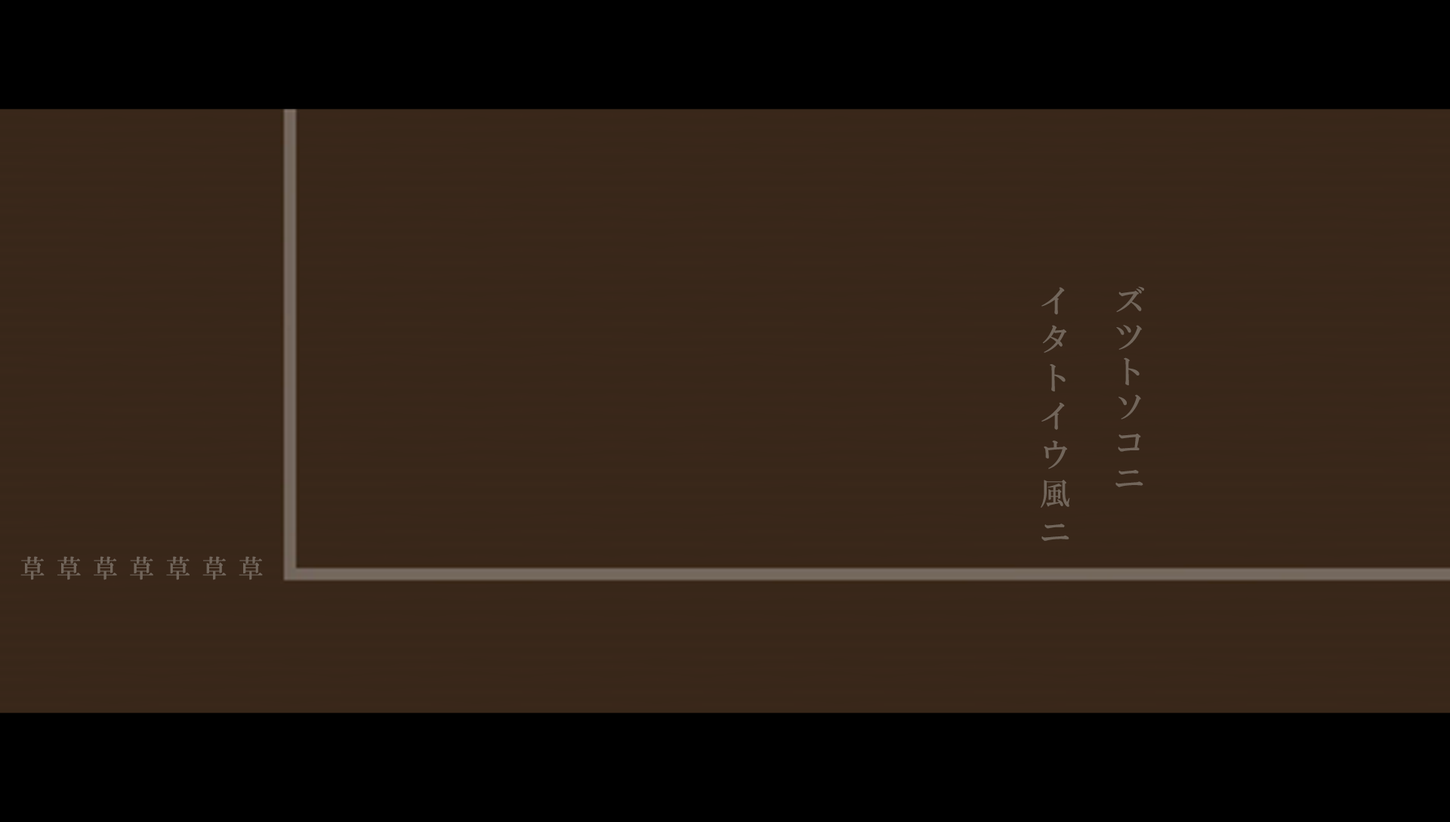
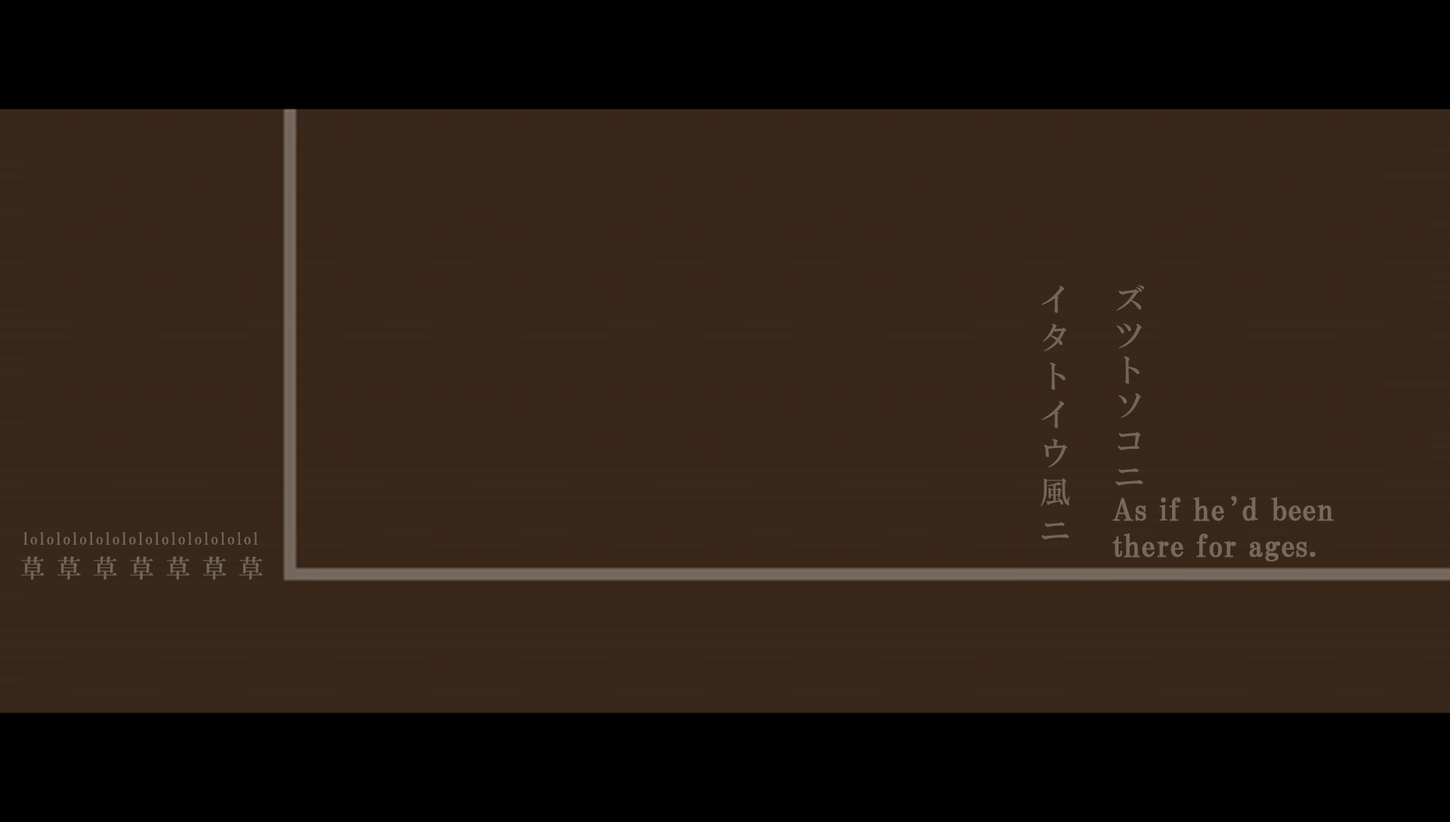
Before/after of a 1450×822 layered artwork. What changed in the layer stack:
added layer "lolololololololololololololol" above "ズツトソコニ イタトイウ風ニ" over [23, 531, 258, 545]
painted on "ズツトソコニ イタトイウ風ニ" over [1040, 284, 1145, 541]
added layer "As if he’d been there for ages." above "Layer 2" over [1112, 495, 1334, 562]
